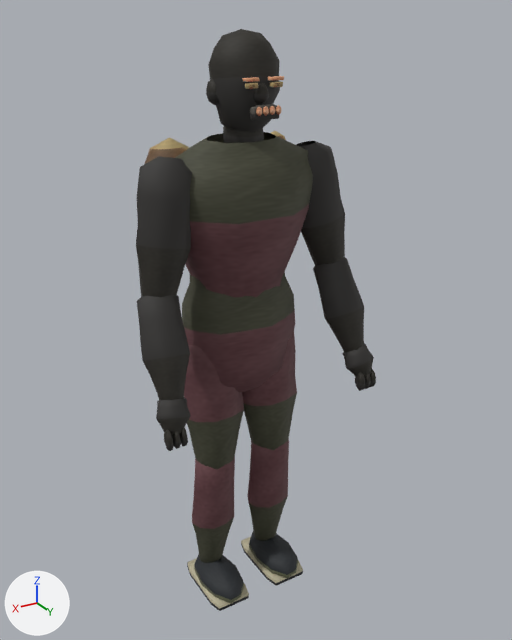
The FBX model Assets/Resources/ProductionArt/Toxic.fbx as it was, and as the next commit left it.
Both versions are drawn from a camera (50 mm lens) standing at (1.023, 1.814, 1.9) and looking at (-0.063, 0.003, 0.995). Every picture has the same lights, and +X, +Y and +Z are marked at lower left. The picture after the commit comes second. Vertices at exactly the same position are counted once.

Before the edit, the objects in view are built like this:
```python
me_toxic_skin = bpy.data.meshes.new('Toxic skin')
me_toxic_skin.from_pydata(...)  # 2780 vertices, 2372 faces; spans x -0.38..0.38, y -0.27..0.26, z 0.0..1.87
me_toxic_skin.materials.append(mat_character_atlas)  # picture img_characteratlas_png
ob_toxic_skinned_body = bpy.data.objects.new('Toxic skinned body', me_toxic_skin)
ob_toxic_skinned_body.location = (0.0, 0.0, 0.0)
```
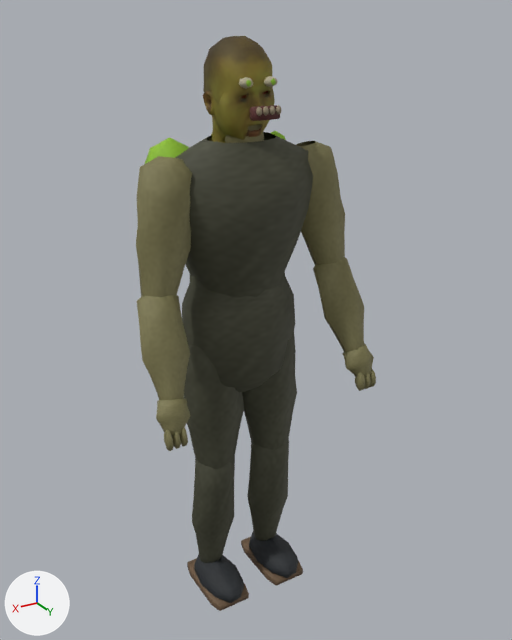
Pixel boxes (x1, y1, x2, y2) of what changed, in the pictures (512 x 640 px):
'Toxic skinned body', reshaped: before (136, 29, 376, 611); after (136, 36, 376, 611)
part 1 of me_toxic_skin, deleted: before (268, 76, 284, 81)
part 2 of me_toxic_skin, deleted: before (242, 77, 260, 82)
part 3 of me_toxic_skin, cut back: before (206, 29, 283, 132); after (203, 36, 278, 143)
part 4 of me_toxic_skin, surface changed: (136, 105, 376, 611) in both

Patch to the scene script:
```diff
--- a/Assets/Resources/ProductionArt/Toxic.fbx.py
+++ b/Assets/Resources/ProductionArt/Toxic.fbx.py
@@ me_toxic_skin @@
 # used by ob_toxic_skinned_body; location = (0.0, 0.0, 0.0)
-me_toxic_skin.from_pydata(...)  # 2780 vertices, 2372 faces; spans x -0.38..0.38, y -0.27..0.26, z 0.0..1.87
+me_toxic_skin.from_pydata(...)  # 3227 vertices, 3413 faces; spans x -0.38..0.38, y -0.27..0.26, z 0.0..1.85
+# me_toxic_skin part 1: the loose piece of 32 vertices spanning x -0.06..-0.01, y 0.14..0.15, z 1.74..1.75 is deleted
+# me_toxic_skin part 2: the loose piece of 32 vertices spanning x 0.01..0.06, y 0.14..0.15, z 1.74..1.75 is deleted
+# me_toxic_skin part 3: 25 vertices moved from x -0.04..0.1, y -0.02..0.16, z 1.6..1.75 to x -0.04..0.1, y 0.0..0.16, z 1.6..1.75; 368 vertices removed from x -0.11..0.11, y -0.05..0.16, z 1.59..1.87; 879 vertices added at x -0.1..0.1, y -0.1..0.14, z 1.53..1.85
+# me_toxic_skin part 4: 1941 kept faces spanning x -0.38..0.38, y -0.27..0.26, z 0.0..1.68 get new texture (UV) coordinates
 me_toxic_skin.materials.append(mat_character_atlas)
```
